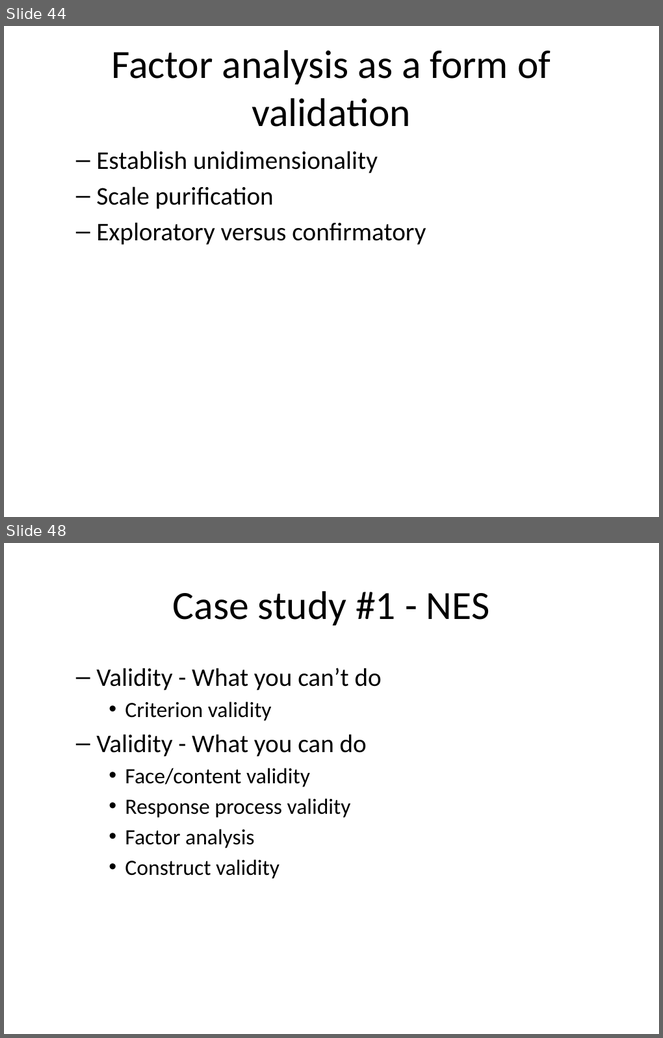
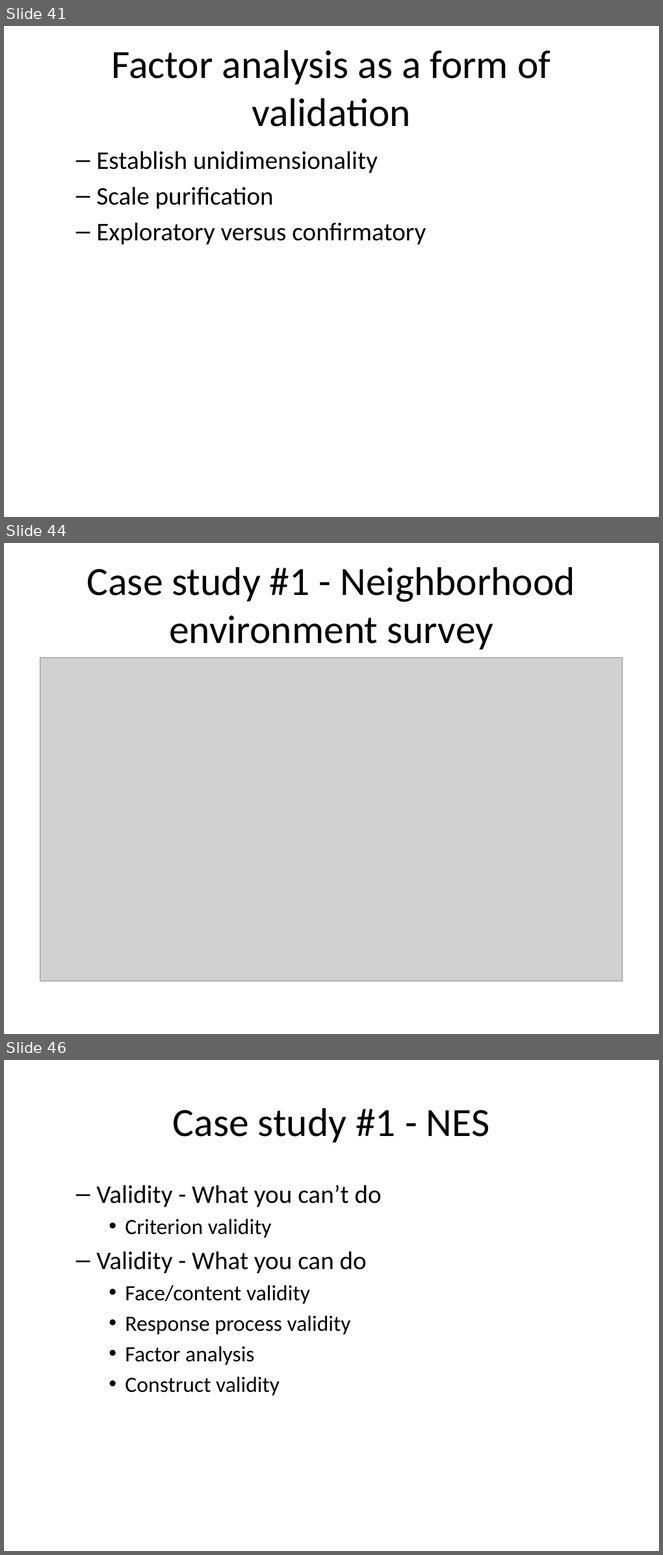
Before and after one commit to pmean/reliability-and-validity, a slide deck: src/rav.pptx. Shown one above the other, each under a label of ours: slides 44 and 48 before the commit, slides 41, 44 and 46 after it; the slides between them are not shown. The pictures are 663x1038 and 663x1555 pixels, drawn with LibreOffice and Linux fonts; fonts in the diff are those of the drawing; grey boxes stand for pictures. Boxes give left, top, right and bottom in pixels: in the first picture for what was removed or moved away, otherwise in the second. Text is boxed around its words. In the diff, an @@ line names an element or a change of style, - is before the commit and + after.

```diff
--- a/src/rav.pptx
+++ b/src/rav.pptx
@@ slide 44 added at bbox=[4, 543, 659, 1034], background #FFFFFF @@
@@ title added at bbox=[87, 567, 576, 650], 44 pt, text #000000 @@
+Case study #1 - Neighborhood environment survey
@@ picture added at bbox=[40, 657, 623, 981] @@
@@ what was slide 44 is now slide 41 @@
@@ what was slide 48 is now slide 46 @@
```
Also in this commit, not shown: 6 slides changed, 3 slides removed, 1 other file.
